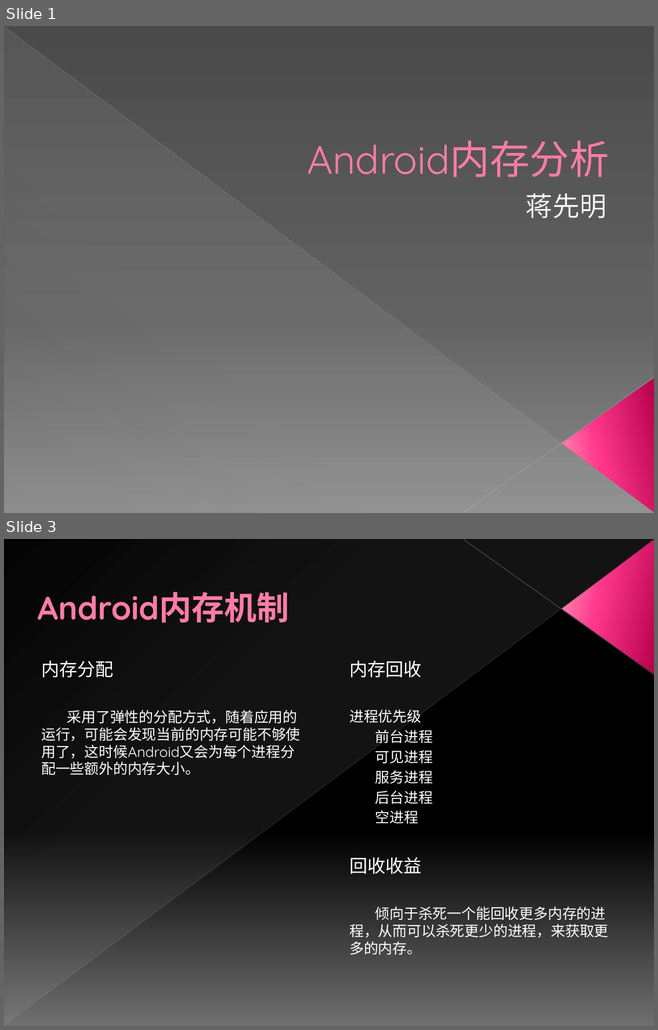
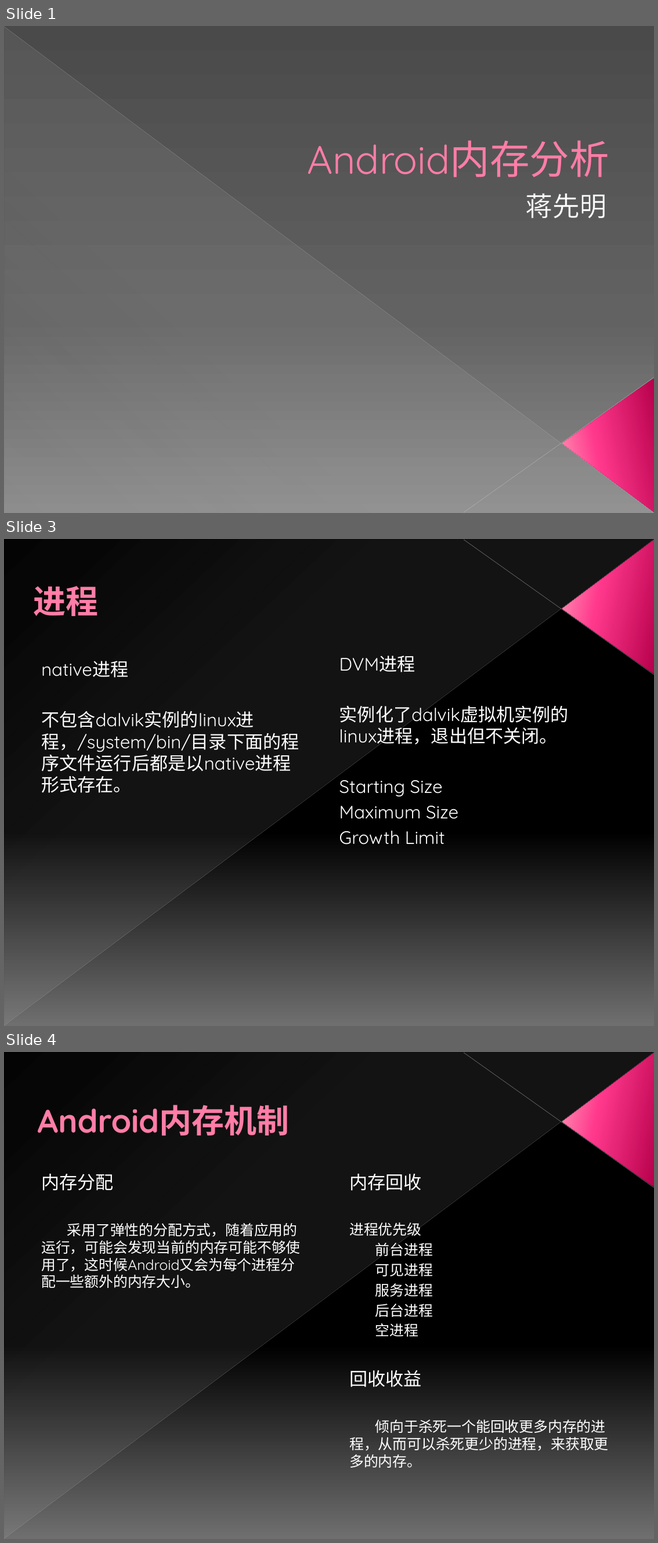
Before and after one commit to Horizonxy/mango, a slide deck: Android内存分析.ppt. Shown one above the other, each under a label of ours: slides 1 and 3 before the commit, slides 1, 3 and 4 after it; the slides between them are not shown. The pictures are 658x1030 and 658x1543 pixels, drawn with LibreOffice and Linux fonts; fonts in the diff are those of the drawing. Boxes give left, top, right and bottom in pixels: in the first picture for what was removed or moved away, otherwise in the second. Text is boxed around its words. In the diff, an @@ line names an element or a change of style, - is before the commit and + after.

```diff
--- a/Android内存分析.ppt
+++ b/Android内存分析.ppt
@@ slide 3 added at [4, 539, 654, 1026], background gradient #000000 to #707070; not listed: 4 template elements that a slide beside it also shows @@
@@ title added at [34, 586, 99, 616], 36 pt, text #FF7DA7, bold @@
+进程
@@ text added at [339, 656, 568, 845], 20 pt, text #FFFFFF @@
+DVM进程
+实例化了dalvik虚拟机实例的linux进程，退出但不关闭。
+Starting Size
+Maximum Size
+Growth Limit
@@ text added at [41, 661, 299, 793], 20 pt, text #FFFFFF @@
+native进程
+不包含dalvik实例的linux进程，/system/bin/目录下面的程序文件运行后都是以native进程形式存在。
@@ what was slide 3 is now slide 4 @@
```
Also in this commit, not shown: 1 slide changed, 2 other slides added, 1 slide removed.
